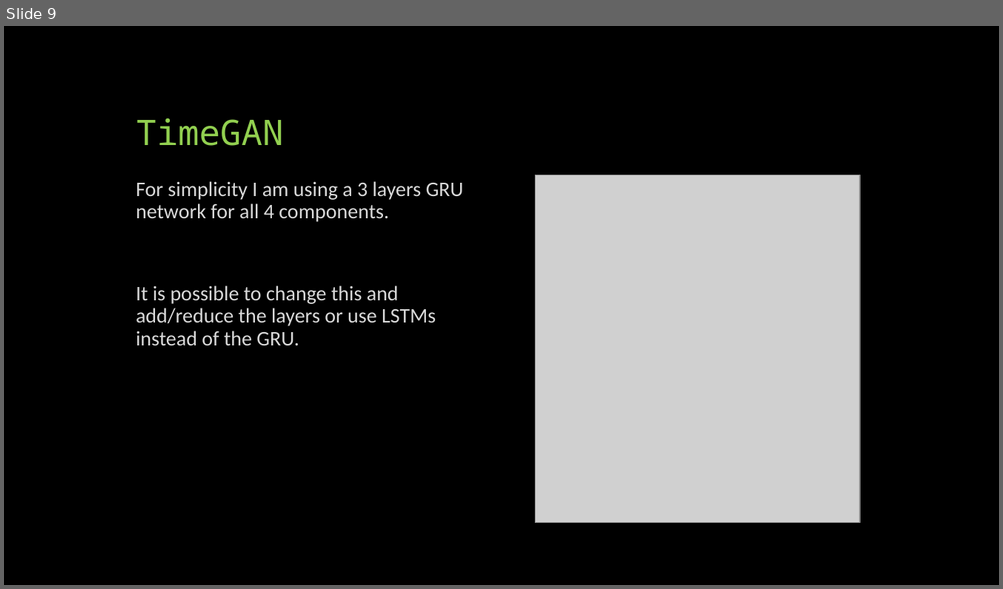
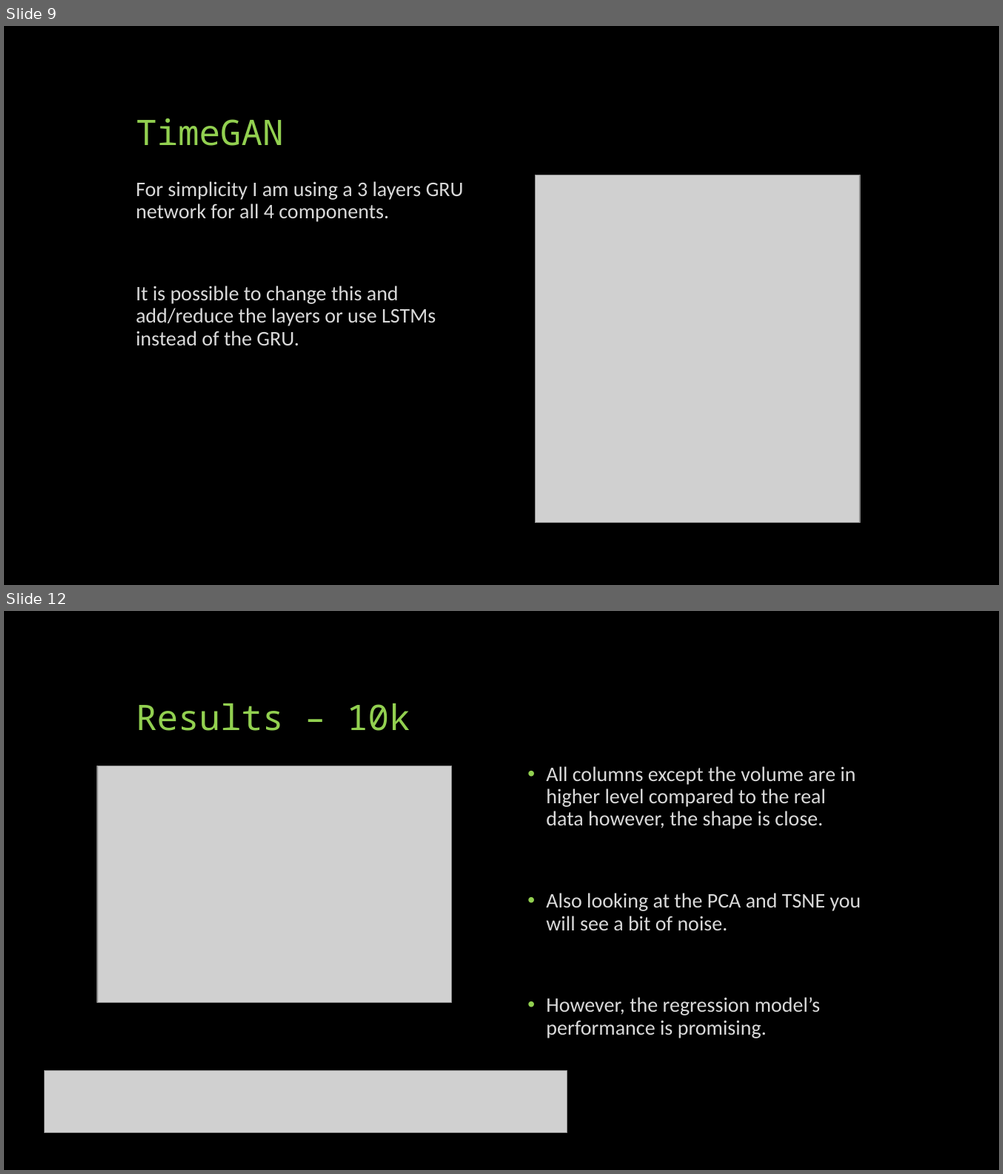
Before and after one commit to shsab/DL_Term_Project, a slide deck: presentation/Deep-Learning-Term-Project.pptx. Shown one above the other, each under a label of ours: slide 9 before the commit, slides 9 and 12 after it; the slides between them are not shown. The pictures are 1003x589 and 1003x1174 pixels, drawn with LibreOffice and Linux fonts; fonts in the diff are those of the drawing; grey boxes stand for pictures. Boxes give left, top, right and bottom in pixels: in the first picture for what was removed or moved away, otherwise in the second. Text is boxed around its words. In the diff, an @@ line names an element or a change of style, - is before the commit and + after.

```diff
--- a/presentation/Deep-Learning-Term-Project.pptx
+++ b/presentation/Deep-Learning-Term-Project.pptx
@@ slide 12 added at [4,611,999,1170], background #000000 @@
@@ title added at [136,703,410,731], 34 pt, text #92D050 @@
+Results – 10k
@@ picture added at [97,766,452,1002] @@
@@ text added at [546,766,861,1039], 20 pt, text #D9D9D9 @@
+• All columns except the volume are in higher level compared to the real data however, the shape is close.
+• Also looking at the PCA and TSNE you will see a bit of noise.
+• However, the regression model’s performance is promising.
@@ picture added at [44,1071,566,1133] @@
```
Also in this commit, not shown: 8 other slides added.
